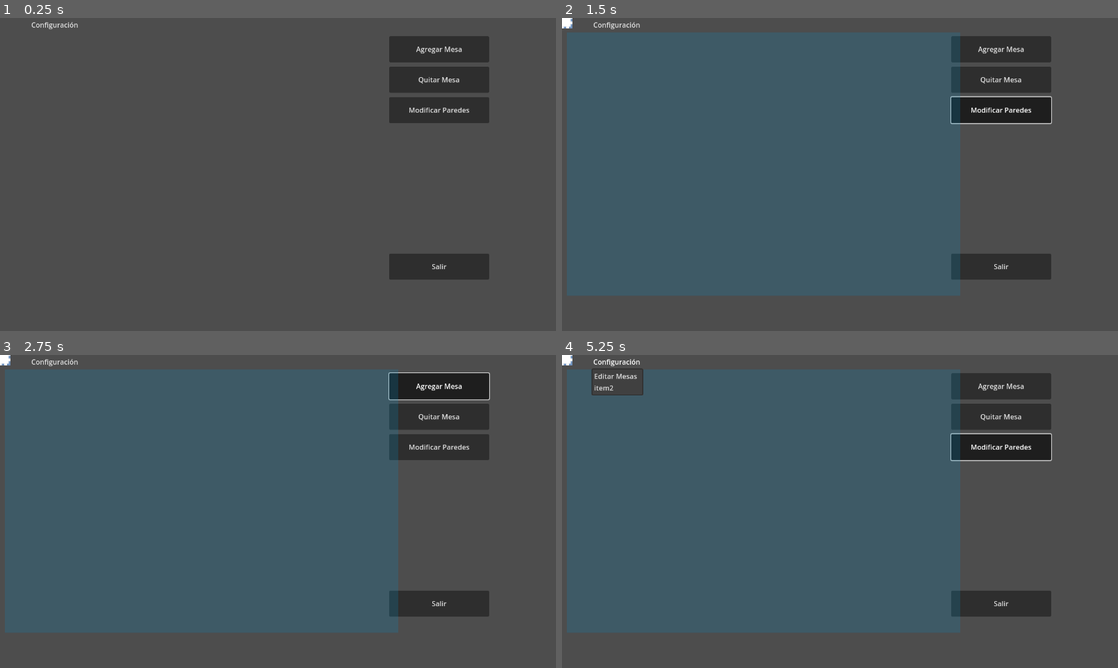
Above: before the commit, frames 1-4 (two rows, left to right).
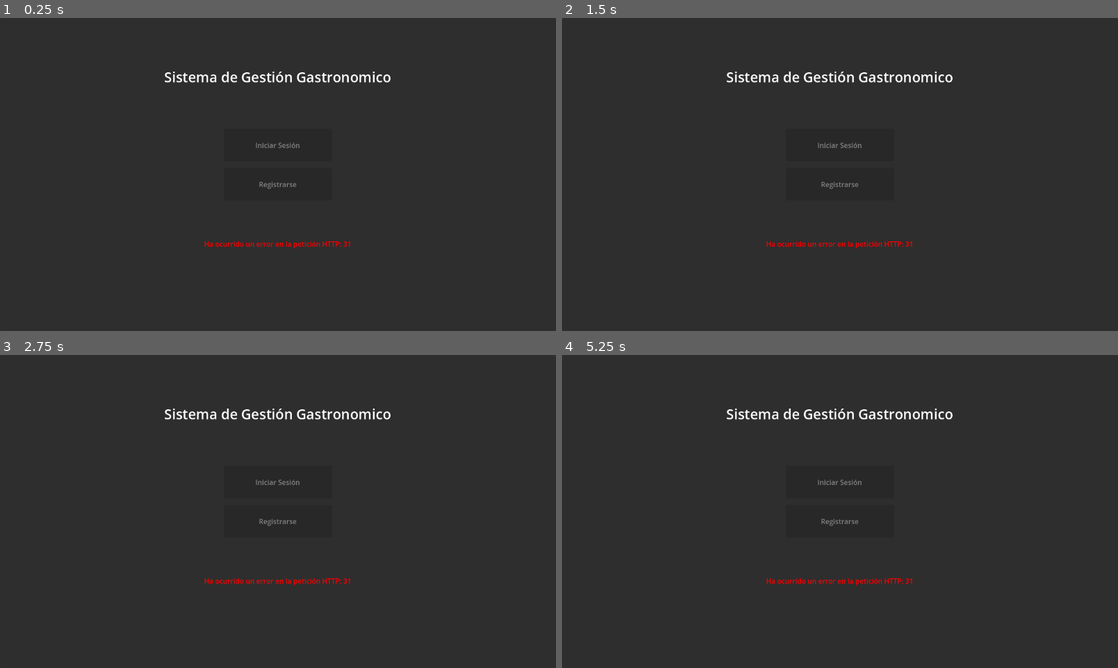
Above: after the commit, the same moments.

Repository: FaArMa/SGG-GDEng
Game: Godot game, scene res://scenes/sistema.tscn
Same seed, same stepped clock (60 frames per second), same inputs: the game is played once before the commit and once after it.
Inputs (mouse positions are in pixels of both pictures, inside the frame that each line leads up to):
- Up to frame 1 (0.25 s): no input
- Up to frame 2 (1.5 s): click (1001, 49) at 0.5 s, where only the run before the commit has a clickable "Agregar Mesa"; click (1001, 108) at 1.25 s, where only the run before the commit has a clickable "Modificar Paredes"
- Up to frame 3 (2.75 s): click (439, 386) at 2 s, where only the run before the commit has a clickable "Agregar Mesa"
- Up to frame 4 (5.25 s): click (1001, 445) at 2.75 s, where only the run before the commit has a clickable "Modificar Paredes"; click (1001, 386) at 3.5 s, where only the run before the commit has a clickable "Agregar Mesa"; click (1001, 445) at 4.25 s, where only the run before the commit has a clickable "Modificar Paredes"; click (617, 361) at 5 s, where only the run before the commit has a clickable "Configuración"

The runs differ from the first frame. In frame 1, 94% of the frame differs, in the area x 0-100%, y 0-100%; in frame 2, 95%; in frame 3, 95%; in frame 4, 94%.

Commit message:
Ajustes de interfaz, fecha, hora, y cubiertos
Cambios misceláneos, fecha, hora, y cantidad de cubiertos al UI.

Diff:
--- a/SGG/project.godot
+++ b/SGG/project.godot
@@ -22,11 +22,13 @@
 
 EnvFileHandler="*res://env_file_handler.gd"
 EventBus="*res://EventBus.gd"
+DatabaseContent="*res://Database_Content.gd"
 
 [display]
 
 window/size/viewport_width=1280
 window/size/viewport_height=720
+window/size/resizable=false
 
 [input]
 
--- a/SGG/scenes/Seating_Scene/seating_scene.tscn
+++ b/SGG/scenes/Seating_Scene/seating_scene.tscn
@@ -4,25 +4,25 @@
 [ext_resource type="Texture2D" uid="uid://c2sy7j1iamh55" path="res://scenes/table_ghost.png" id="2_3xpt4"]
 
 [sub_resource type="RectangleShape2D" id="RectangleShape2D_vbebl"]
-size = Vector2(905.75, 605.75)
+size = Vector2(1008, 672)
 
 [node name="Seating_Scene" type="Node2D"]
 script = ExtResource("1_exicm")
 
 [node name="Seating_Area" type="Area2D" parent="."]
 
-[node name="Seating_Area_Collision" type="CollisionShape2D" parent="Seating_Area"]
-position = Vector2(464, 336)
-shape = SubResource("RectangleShape2D_vbebl")
-
 [node name="Seating_Area_Background" type="ColorRect" parent="Seating_Area"]
 visible = false
-offset_left = 11.0
-offset_top = 33.0
-offset_right = 917.0
-offset_bottom = 639.0
+offset_left = 16.0
+offset_top = 32.0
+offset_right = 1024.0
+offset_bottom = 704.0
 mouse_filter = 1
 color = Color(0, 0.580392, 0.803922, 0.196078)
+
+[node name="Seating_Area_Collision" type="CollisionShape2D" parent="Seating_Area"]
+position = Vector2(520, 368)
+shape = SubResource("RectangleShape2D_vbebl")
 
 [node name="Table_Ghost" type="Sprite2D" parent="."]
 visible = false
--- a/SGG/scenes/Single_Line_Input_Scene/single_line_input.tscn
+++ b/SGG/scenes/Single_Line_Input_Scene/single_line_input.tscn
@@ -13,7 +13,7 @@
 
 [node name="Dialog_Window" type="Window" parent="."]
 title = "Ingreso de Texto"
-position = Vector2i(445, 224)
+position = Vector2i(490, 285)
 size = Vector2i(300, 150)
 transient = true
 exclusive = true
--- a/SGG/scenes/sistema.gd
+++ b/SGG/scenes/sistema.gd
@@ -5,9 +5,3 @@
 
 func _ready():
 	DisplayServer.window_set_min_size(MIN_WINDOW_SIZE)
-	#DisplayServer.window_get_size()
-
-
-#func inicio_sesión(sesion):
-#	if sesion == dueño:
-#		ui.emit_signal("editar_mesas_avaiable")
--- a/SGG/scenes/ui/ui.gd
+++ b/SGG/scenes/ui/ui.gd
@@ -1,21 +1,54 @@
 extends Node2D
 
 @onready var config_menu = $Main_Menu/Main_Menu_Config.get_popup()
+@onready var system_datetime
+@onready var users_scene = preload("res://scenes/users_menu_scene/users_menu_scene.tscn")
+@onready var products_scene = preload("res://scenes/product_menu_scene/product_menu_scene.tscn")
+@onready var billing_scene = preload("res://scenes/billing_menu_scene/billing_menu_scene.tscn")
+const WEEKDAYS: Array = ["Domingo", "Lunes", "Martes", "Miércoles", "Jueves", "Viernes", "Sábado"]
 
 func _ready():
 	config_menu.connect("id_pressed", button_ID)
 	$Seating_Scene.connect("tables_edited", _on_tables_edited)
+	update_cutlery_count(43,51)
+
+
+func _process(_delta):
+	update_datetime_label()
 
 #TODO: avisar cuando se entra en modo "edición de mesas" e impedir seleccionar mesas dentro de este modo
 
 
+func update_datetime_label():
+	system_datetime = Time.get_datetime_dict_from_system()
+	$Info_Container/Date_Time_Label.set_text("%s %s/%s/%s, %s:%s hs" % [WEEKDAYS[system_datetime.weekday], system_datetime.day, system_datetime.month, system_datetime.year, system_datetime.hour, system_datetime.minute])
+
+
+func update_cutlery_count(_open_cutlery: int, _closed_cutlery: int):
+	$Info_Container/Open_Cutlery_Container/Open_Cutlery_Count.set_text("%s" % _open_cutlery)
+	$Info_Container/Closed_Cutlery_Container/Closed_Cutlery_Count.set_text("%s" % _closed_cutlery)
+	$Info_Container/Total_Cutlery_Container/Total_Cutlery_Count.set_text("%s" % (_open_cutlery + _closed_cutlery))
+
+#Main_Menu_config.disabled al pedo!!! usar control node!!
+#Side_Menu tiene que ser escena propia? hmm
 func button_ID(id):
 	if id == 0:
+		$Main_Menu/Main_Menu_Config.disabled = true
 		$Side_Menu.show()
+	if id == 1:
+		var users_screen = users_scene.instantiate()
+		add_child(users_screen)
+	if id == 2:
+		var products_screen = products_scene.instantiate()
+		add_child(products_screen)
+	if id == 3:
+		var billing_screen = billing_scene.instantiate()
+		add_child(billing_screen)
 
 
 func _on_exit_button_pressed():
 	$Side_Menu.hide()
+	$Main_Menu/Main_Menu_Config.disabled = false
 	$Seating_Scene/Seating_Area/Seating_Area_Background.hide()
 	$Seating_Scene/Table_Ghost.hide()
 	$Side_Menu/Add_Table.set_pressed(false)
--- a/SGG/scenes/ui/ui.tscn
+++ b/SGG/scenes/ui/ui.tscn
@@ -10,23 +10,34 @@
 [node name="Main_Menu" type="MenuBar" parent="."]
 layout_direction = 2
 
+[node name="Main_Menu_Background" type="ColorRect" parent="Main_Menu"]
+layout_mode = 0
+offset_right = 1280.0
+offset_bottom = 32.0
+color = Color(0.215686, 0.215686, 0.215686, 0.470588)
+
 [node name="Main_Menu_Config" type="MenuButton" parent="Main_Menu"]
 layout_mode = 0
-offset_left = 68.0
-offset_right = 132.0
-offset_bottom = 31.0
+offset_left = 8.0
+offset_right = 124.0
+offset_bottom = 32.0
 text = "Configuración"
-item_count = 2
-popup/item_0/text = "Editar Mesas"
+item_count = 4
+popup/item_0/text = "Salón..."
 popup/item_0/id = 0
-popup/item_1/text = "item2"
+popup/item_1/text = "Usuarios..."
 popup/item_1/id = 1
+popup/item_2/text = "Productos..."
+popup/item_2/id = 2
+popup/item_3/text = "Contaduría..."
+popup/item_3/id = 3
 
 [node name="Side_Menu" type="VBoxContainer" parent="."]
-offset_left = 896.0
-offset_top = 42.0
-offset_right = 1126.0
-offset_bottom = 648.0
+visible = false
+offset_left = 1040.0
+offset_top = 48.0
+offset_right = 1264.0
+offset_bottom = 528.0
 theme_override_constants/separation = 10
 
 [node name="Add_Table" type="Button" parent="Side_Menu"]
@@ -51,7 +62,7 @@
 text = "Modificar Paredes"
 
 [node name="Side_Menu_Extra" type="VBoxContainer" parent="Side_Menu"]
-custom_minimum_size = Vector2(0, 350)
+custom_minimum_size = Vector2(0, 260)
 layout_mode = 2
 alignment = 2
 
@@ -60,6 +71,94 @@
 layout_mode = 2
 text = "Salir"
 
+[node name="Info_Container" type="GridContainer" parent="."]
+offset_left = 1040.0
+offset_top = 536.0
+offset_right = 1264.0
+offset_bottom = 704.0
+size_flags_horizontal = 2
+
+[node name="Name_Label" type="Label" parent="Info_Container"]
+custom_minimum_size = Vector2(220, 0)
+layout_mode = 2
+theme_override_font_sizes/font_size = 16
+text = "Crudos y Fritos SRL"
+horizontal_alignment = 1
+vertical_alignment = 1
+
+[node name="Date_Time_Label" type="Label" parent="Info_Container"]
+custom_minimum_size = Vector2(220, 25)
+layout_mode = 2
+theme_override_font_sizes/font_size = 15
+text = "Miércoles 01/05/2025, 20:57 hs"
+horizontal_alignment = 1
+vertical_alignment = 1
+
+[node name="Cutlery_Label" type="Label" parent="Info_Container"]
+custom_minimum_size = Vector2(220, 25)
+layout_mode = 2
+theme_override_font_sizes/font_size = 14
+text = "Cubiertos"
+horizontal_alignment = 1
+vertical_alignment = 1
+
+[node name="Open_Cutlery_Container" type="HBoxContainer" parent="Info_Container"]
+custom_minimum_size = Vector2(224, 0)
+layout_mode = 2
+
+[node name="Open_Cutlery_Label" type="Label" parent="Info_Container/Open_Cutlery_Container"]
+custom_minimum_size = Vector2(110, 0)
+layout_mode = 2
+theme_override_font_sizes/font_size = 14
+text = "Abiertos"
+vertical_alignment = 1
+
+[node name="Open_Cutlery_Count" type="Label" parent="Info_Container/Open_Cutlery_Container"]
+custom_minimum_size = Vector2(110, 0)
+layout_mode = 2
+theme_override_font_sizes/font_size = 14
+text = "125"
+horizontal_alignment = 2
+vertical_alignment = 1
+
+[node name="Closed_Cutlery_Container" type="HBoxContainer" parent="Info_Container"]
+custom_minimum_size = Vector2(224, 0)
+layout_mode = 2
+
+[node name="Closed_Cutlery_Label" type="Label" parent="Info_Container/Closed_Cutlery_Container"]
+custom_minimum_size = Vector2(110, 0)
+layout_mode = 2
+theme_override_font_sizes/font_size = 14
+text = "Cerrados"
+vertical_alignment = 1
+
+[node name="Closed_Cutlery_Count" type="Label" parent="Info_Container/Closed_Cutlery_Container"]
+custom_minimum_size = Vector2(110, 0)
+layout_mode = 2
+theme_override_font_sizes/font_size = 14
+text = "41"
+horizontal_alignment = 2
+vertical_alignment = 1
+
+[node name="Total_Cutlery_Container" type="HBoxContainer" parent="Info_Container"]
+custom_minimum_size = Vector2(224, 0)
+layout_mode = 2
+
+[node name="Total_Cutlery_Label" type="Label" parent="Info_Container/Total_Cutlery_Container"]
+custom_minimum_size = Vector2(110, 0)
+layout_mode = 2
+theme_override_font_sizes/font_size = 14
+text = "Totales"
+vertical_alignment = 1
+
+[node name="Total_Cutlery_Count" type="Label" parent="Info_Container/Total_Cutlery_Container"]
+custom_minimum_size = Vector2(110, 0)
+layout_mode = 2
+theme_override_font_sizes/font_size = 14
+text = "166"
+horizontal_alignment = 2
+vertical_alignment = 1
+
 [node name="Seating_Scene" parent="." instance=ExtResource("2_8qasa")]
 
 [connection signal="toggled" from="Side_Menu/Add_Table" to="." method="_on_add_table_toggled"]
Not shown: 1 places in SGG/scenes/sistema.tscn that only renumber resources
